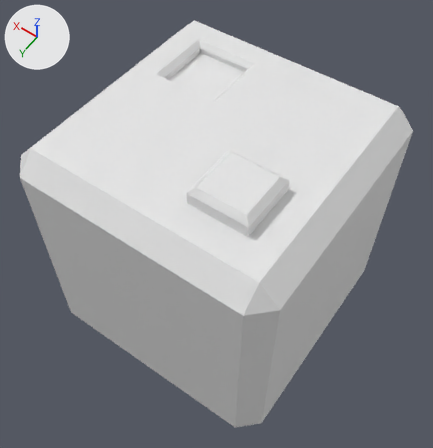
An edit to the Blender file Assets/Models/Server.blend, drawn before and after from the same camera.
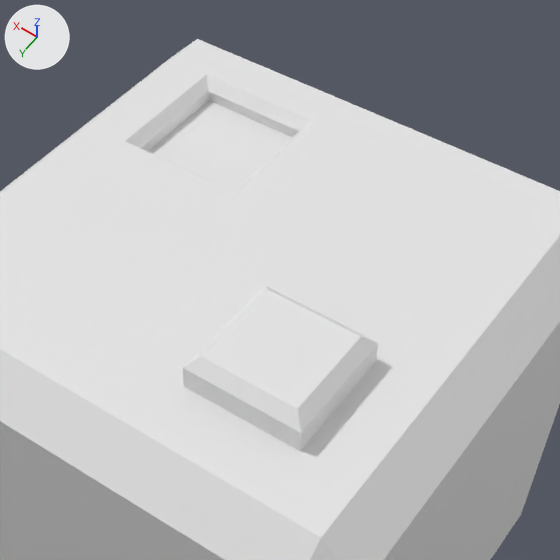
Each version appears first whole from a 50 mm lens placed at (-1.67, 2.38, 3.69), pointed at (0.0, 0.05, 0.03), and next in a close-up on the part from 21% to 89% of the width and 0% to 66% of the height. The axes (+X, +Y, +Z) are drawn at upper left. The lights are the same throughout.
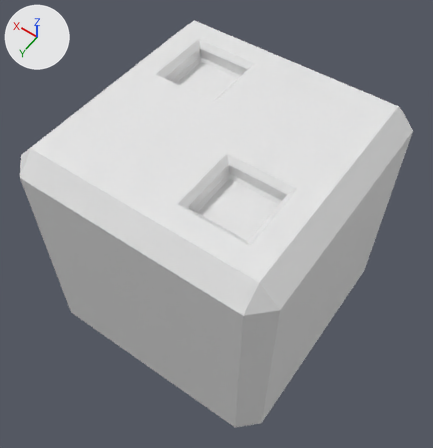
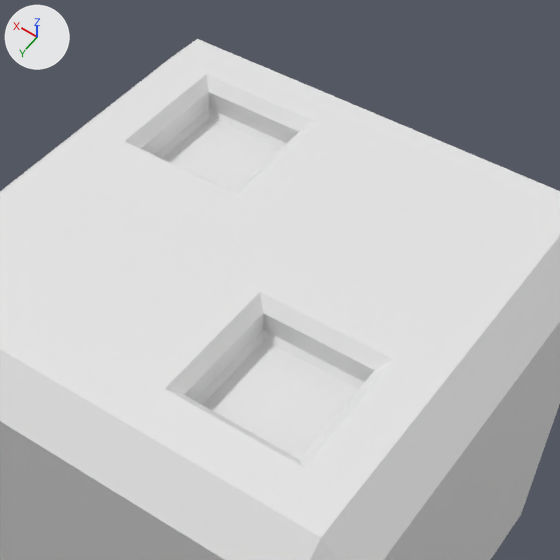
Pixel boxes (x1, y1, x2, y2) of what changed, in the close-ups (560 x 560 px):
part 1 of me_cube, built on
    both: (85, 92, 469, 537)

The edits, one by one:
me_cube is used by ob_cube; location (0.0, 0.0, 0.0).
me_cube had 133 vertices, 121 faces and spanned x -1.0..1.0, y -1.0..1.0, z -1.0..1.13.
me_cube now has 163 vertices, 155 faces and spans x -1.0..1.0, y -1.0..1.0, z -1.0..1.0.
Part 1, on me_cube:
18 vertices are removed from x -0.6..0.64, y -0.64..0.6, z 0.92..1.13.
24 faces are deleted.
8 vertices in x -0.64..-0.21, y 0.21..0.64, z 1.09 move by (0.0, 0.0, -0.13).
8 vertices move from x -0.64..-0.21, y 0.21..0.64, z 1.0 to x -0.68..-0.17, y 0.17..0.68, z 1.0.
20 vertices are added at x -0.62..0.62, y -0.62..0.62, z 0.86.
16 new vertices lie (0.0, 0.0, -0.08) away from vertices in x -0.64..0.64, y -0.64..0.64, z 0.96..1.09.
6 new vertices lie (0.0, 0.18, 0.0) away from vertices in x -0.62..0.62, y -0.41..0.23, z 0.86.
6 new vertices lie (0.0, 0.17, 0.0) away from vertices in x -0.62..0.62, y -0.62..0.45, z 0.86.
58 new faces join them.
